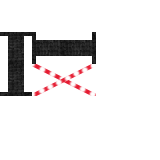
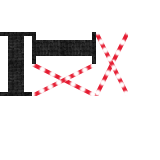
The second 160 x 160 image is a revision of the first. Changes to its layers:
added group "Kreuz Kopie" with 4 layers above "Kreuz" over [96, 32, 128, 96]
added layer "Ebene 6 Kopie" (1st of 2, in "Kreuz Kopie") in group "Kreuz Kopie" over [96, 32, 128, 96]
added layer "Ebene 6" (1st of 2, in "Kreuz Kopie") in group "Kreuz Kopie" over [96, 32, 128, 96]
added layer "Ebene 5 Kopie" (1st of 2, in "Kreuz Kopie") in group "Kreuz Kopie" over [96, 32, 128, 96]
added layer "Ebene 5" (1st of 2, in "Kreuz Kopie") in group "Kreuz Kopie" over [96, 32, 128, 96]
